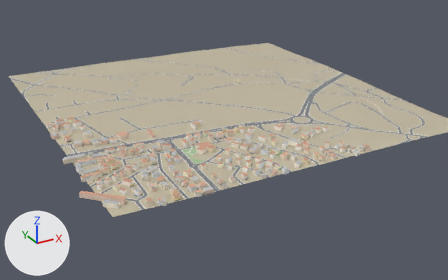
An edit to the glTF model public/world/tiles/-2_-6.glb, drawn before and after from the same camera.
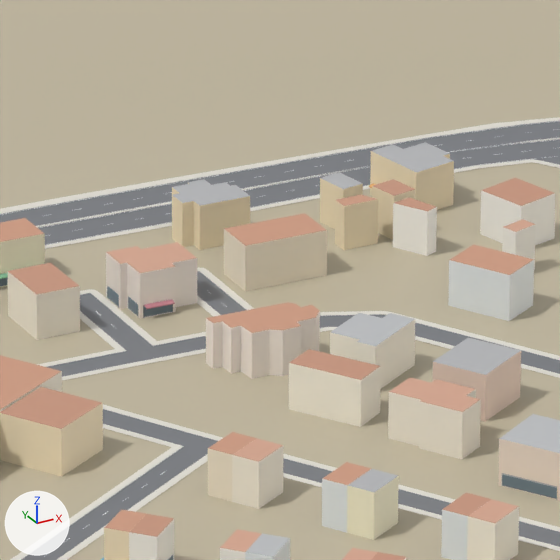
Each version appears first from a 50 mm lens placed at (-2318.0, 3970.0, 719.0), pointed at (-1612.0, 5253.0, 77.0), and next in a close-up on the part from 46% to 57% of the width and 40% to 57% of the height. The axes (+X, +Y, +Z) are drawn at lower left. The lights are the same throughout. The first two pictures are the older version. Vertices at exactly the same position are counted once.

Script lines for the objects in view, before the commit:
```python
me_detail = bpy.data.meshes.new('Detail')
me_detail.from_pydata(...)  # 2382 vertices, 1588 faces; spans x -2020.0..-1361.0, y 4994.0..5613.0, z 87.0..97.0
me_detail.materials.append(mat_defaultmaterial_007)
me_road = bpy.data.meshes.new('Road')
me_road.from_pydata(...)  # 5704 vertices, 6599 faces; spans x -2000.0..-1000.0, y 5000.0..6000.0, z 80.0..98.0
me_road.materials.append(mat_defaultmaterial_002)
me_roofs = bpy.data.meshes.new('Roofs')
me_roofs.from_pydata(...)  # 1470 vertices, 988 faces; spans x -2034.0..-1342.0, y 4994.0..5614.0, z 98.0..105.0
me_roofs.materials.append(mat_defaultmaterial_008)
me_walls = bpy.data.meshes.new('Walls')
me_walls.from_pydata(...)  # 2850 vertices, 2948 faces; spans x -2034.0..-1342.0, y 4994.0..5614.0, z 87.0..105.0
me_walls.materials.append(mat_defaultmaterial_006)
ob_detail = bpy.data.objects.new('Detail', me_detail)
ob_detail.location = (0.0, 0.0, 0.0)
ob_road = bpy.data.objects.new('Road', me_road)
ob_road.location = (0.0, 0.0, 0.0)
ob_roofs = bpy.data.objects.new('Roofs', me_roofs)
ob_roofs.location = (0.0, 0.0, 0.0)
ob_walls = bpy.data.objects.new('Walls', me_walls)
ob_walls.location = (0.0, 0.0, 0.0)
# also in view: 'Ground' at (-1500.0, 5500.0, 89.0); 'Sidewalk' at (-1500.0, 5500.0, 89.0); 'Curb' at (-1500.0, 5500.0, 89.0)
```
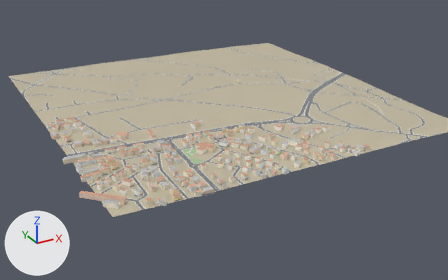
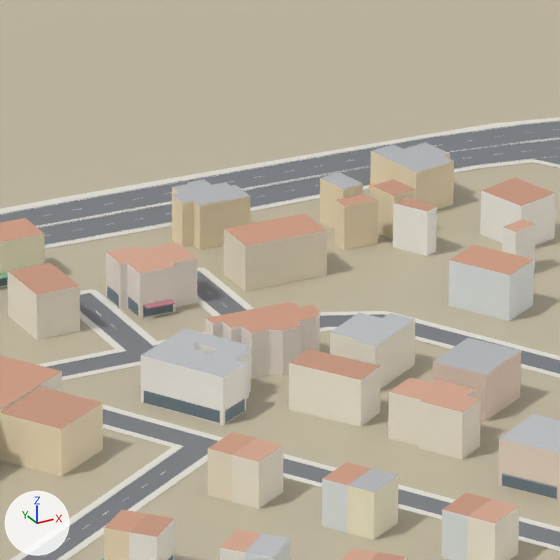
The change in detail:
me_walls is used by ob_walls; location (0.0, 0.0, 0.0).
Verts and faces of me_walls; kept vertices keep their numbers, new ones are numbered from 2850.
me_walls had 2850 vertices, 2948 faces and spanned x -2034.0..-1342.0, y 4994.0..5614.0, z 87.0..105.0.
me_walls now has 2874 vertices, 2972 faces and spans x -2034.0..-1342.0, y 4994.0..5614.0, z 87.0..105.0.
me_walls part 1: a new loose piece of 16 vertices spanning x -1654.0..-1631.0, y 5185.0..5211.0, z 88.0..99.0, in mat_defaultmaterial_006.
Part 2, on me_walls:
New vertex 2850 is at (-1643.0, 5202.0, 88.0).
New vertex 2851 is at (-1641.0, 5203.0, 88.0).
New vertex 2852 is at (-1638.0, 5198.0, 88.0).
New vertex 2853 is at (-1641.0, 5197.0, 88.0).
New vertices 2854 to 2857 stand at vertices 2850 to 2853, in that order, plus (0.0, 0.0, 11.0).
New faces: (2850, 2851, 2855), (2850, 2855, 2854), (2851, 2852, 2856), (2851, 2856, 2855), (2852, 2853, 2857), (2852, 2857, 2856).
New faces: (2850, 2854, 2853), (2853, 2854, 2857).
me_detail is used by ob_detail; location (0.0, 0.0, 0.0).
me_detail had 2382 vertices, 1588 faces and spanned x -2020.0..-1361.0, y 4994.0..5613.0, z 87.0..97.0.
me_detail now has 2424 vertices, 1616 faces and spans x -2020.0..-1361.0, y 4994.0..5613.0, z 87.0..97.0.
me_detail part 3: the loose piece of 12 vertices spanning x -1663.0..-1656.0, y 5157.0..5160.0, z 88.0..91.0 is copied, and the copy is scaled about its middle by (-1.29, 4.42, 1), then moved by (10.0, 35.0, 0.0); it spans x -1654.0..-1645.0, y 5185.0..5202.0, z 89.0..92.0.
me_detail part 4: the loose piece of 12 vertices spanning x -1660.0..-1653.0, y 5151.0..5155.0, z 88.0..91.0 is copied, and the copy is moved by (16.0, 34.0, 0.0); it spans x -1644.0..-1637.0, y 5185.0..5189.0, z 88.0..92.0.
Other edits to the shape of me_detail do not show in these pictures.
me_roofs is used by ob_roofs; location (0.0, 0.0, 0.0).
me_roofs had 1470 vertices, 988 faces and spanned x -2034.0..-1342.0, y 4994.0..5614.0, z 98.0..105.0.
me_roofs now has 1482 vertices, 1000 faces and spans x -2034.0..-1342.0, y 4994.0..5614.0, z 98.0..105.0.
Part 5, on me_roofs:
12 vertices are added at x -1654.0..-1631.0, y 5185.0..5211.0, z 99.0.
12 new faces join them.

Changed parts and their boxes (x1, y1, x2, y2) in the close-ups (560 x 560 px):
part 1 of me_walls, added: after (141, 346, 251, 425)
part 2 of me_walls, added: after (190, 344, 217, 353)
part 3 of me_detail, added: after (144, 391, 220, 424)
part 4 of me_detail, added: after (225, 399, 245, 424)
part 5 of me_roofs, added: after (142, 328, 251, 377)
